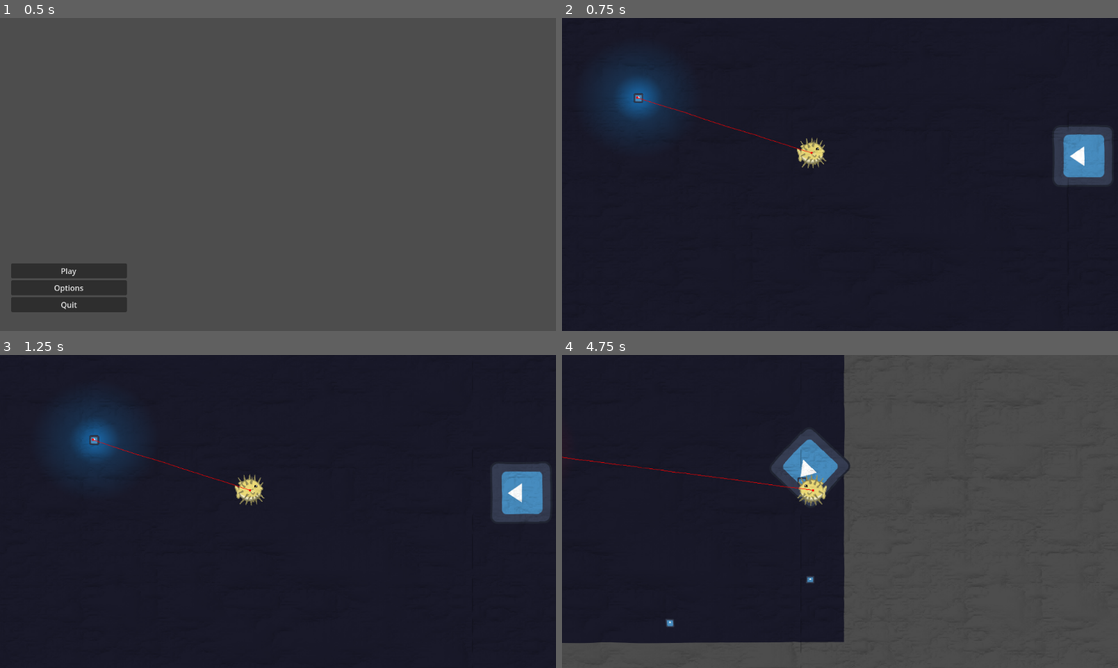
Above: before the commit, frames 1-4 (two rows, left to right).
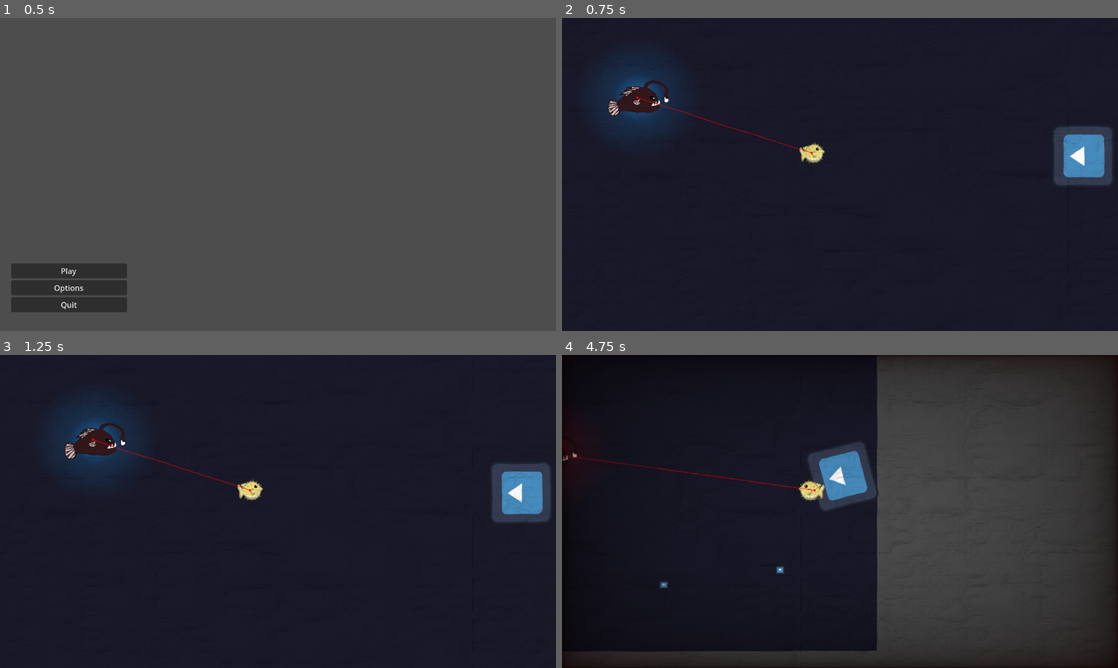
Above: after the commit, the same moments.

Repository: Chestrade/pixel-jam-2024
Game: Godot game, scene res://Scenes/main_menu.tscn
The game is run twice, just before and just after one commit, with the same random seed, the same clock (stepped at 60 frames per second) and the same inputs. The engine's default icon, where the game draws it, is replaced by a stand-in: a white triangle on a blue panel in a dark square.
Inputs:
- Up to frame 1 (0.5 s): no input
- Up to frame 2 (0.75 s): click "Play" at 0.5 s
- Up to frame 3 (1.25 s): no input
- Up to frame 4 (4.75 s): hold Right (swim_right) 1.28-2.03 s; hold Shift (dash) 1.28-2.03 s; hold Down (swim_down) 2.03-2.78 s; tap Space (inflate) at 2.1 s; hold Right (swim_right) 2.78-3.53 s; hold J 2.78-3.53 s; hold W (swim_up) 3.53-4.28 s; tap Shift (dash) at 3.6 s; hold Left (swim_left) from 4.28 s (still down); hold Space (inflate) from 4.28 s (still down)

Frame 1 is identical in both runs. In frame 2, 0.9% of the frame differs, in the area x 8-48%, y 20-48%; in frame 3, 0.9%; in frame 4, 27%, in the area x 0-100%, y 0-100%.

Commit message:
Anglerfish changing direction animation and rescaling

Diff:
--- a/Characters/angler_fish.tscn
+++ b/Characters/angler_fish.tscn
@@ -1,11 +1,11 @@
-[gd_scene load_steps=16 format=3 uid="uid://cj1nptspt5q4w"]
+[gd_scene load_steps=17 format=3 uid="uid://cj1nptspt5q4w"]
 
 [ext_resource type="Script" path="res://Scripts/angler_fish.gd" id="1_kr2uu"]
-[ext_resource type="Texture2D" uid="uid://d0egbrasmuxvw" path="res://icon.svg" id="1_r77o7"]
 [ext_resource type="AudioStream" uid="uid://43kpflg8s2q" path="res://Audio/SFX/Horror_01.ogg" id="3_u1onr"]
 [ext_resource type="AudioStream" uid="uid://dotvd8qnw4tq2" path="res://Audio/SFX/Water_Underwater_Angler_01.ogg" id="4_2te46"]
 [ext_resource type="AudioStream" uid="uid://k2mcwfrwub7g" path="res://Audio/SFX/Horror_02.ogg" id="4_nd6ju"]
 [ext_resource type="AudioStream" uid="uid://setakoi0rpqa" path="res://Audio/SFX/Water_Underwater_Angler_02.ogg" id="5_j50rw"]
+[ext_resource type="Texture2D" uid="uid://cu6xow2dlc7jf" path="res://Art/Tiles and Sprites/anglerfish.png" id="6_57cvc"]
 [ext_resource type="PackedScene" uid="uid://beccm3f1kjqdl" path="res://Environement/Killzone.tscn" id="7_l1yl8"]
 
 [sub_resource type="AudioStreamRandomizer" id="AudioStreamRandomizer_ma3fo"]
@@ -26,7 +26,20 @@
 stream_1/stream = ExtResource("5_j50rw")
 stream_1/weight = 1.0
 
-[sub_resource type="CircleShape2D" id="CircleShape2D_oq4ku"]
+[sub_resource type="SpriteFrames" id="SpriteFrames_uasyq"]
+animations = [{
+"frames": [{
+"duration": 1.0,
+"texture": ExtResource("6_57cvc")
+}],
+"loop": true,
+"name": &"default",
+"speed": 5.0
+}]
+
+[sub_resource type="CapsuleShape2D" id="CapsuleShape2D_4a454"]
+radius = 26.0
+height = 92.0
 
 [sub_resource type="CircleShape2D" id="CircleShape2D_igk2u"]
 radius = 106.019
@@ -42,11 +55,12 @@
 fill_from = Vector2(0.5, 0.5)
 fill_to = Vector2(1, 0.5)
 
-[sub_resource type="CircleShape2D" id="CircleShape2D_a1d40"]
-radius = 17.0
+[sub_resource type="CircleShape2D" id="CircleShape2D_7vswt"]
+radius = 17.1172
 
-[sub_resource type="CircleShape2D" id="CircleShape2D_youwe"]
-radius = 11.0454
+[sub_resource type="CapsuleShape2D" id="CapsuleShape2D_lm8ae"]
+radius = 24.0
+height = 98.0
 
 [node name="Angler Fish" type="CharacterBody2D" node_paths=PackedStringArray("nav_agent")]
 collision_layer = 4
@@ -67,13 +81,15 @@
 stream = SubResource("AudioStreamRandomizer_dtcq2")
 volume_db = 9.596
 
-[node name="Sprite" type="Sprite2D" parent="."]
+[node name="AnimatedSprite2D" type="AnimatedSprite2D" parent="."]
 light_mask = 0
-scale = Vector2(0.151858, 0.151858)
-texture = ExtResource("1_r77o7")
+sprite_frames = SubResource("SpriteFrames_uasyq")
 
 [node name="CollisionShape2D" type="CollisionShape2D" parent="."]
-shape = SubResource("CircleShape2D_oq4ku")
+visible = false
+position = Vector2(1, 4)
+rotation = 1.5708
+shape = SubResource("CapsuleShape2D_4a454")
 
 [node name="AnglerFishAnimationPlayer" type="AnimationPlayer" parent="."]
 
@@ -94,7 +110,6 @@
 collision_mask = 2
 
 [node name="CollisionShape2D" type="CollisionShape2D" parent="Agro Range/AgroRange"]
-visible = false
 shape = SubResource("CircleShape2D_igk2u")
 debug_color = Color(0.511034, 0.608367, 1, 0.42)
 
@@ -116,13 +131,16 @@
 collision_mask = 8
 
 [node name="CollisionShape2D" type="CollisionShape2D" parent="Trash Pickup/Trash Pickup Area"]
-shape = SubResource("CircleShape2D_a1d40")
+position = Vector2(30, 10)
+shape = SubResource("CircleShape2D_7vswt")
 debug_color = Color(0, 0.643137, 0, 0.419608)
 
 [node name="Killzone" parent="." instance=ExtResource("7_l1yl8")]
 
 [node name="CollisionShape2D" type="CollisionShape2D" parent="Killzone"]
-shape = SubResource("CircleShape2D_youwe")
+position = Vector2(-3, 4)
+rotation = 1.5708
+shape = SubResource("CapsuleShape2D_lm8ae")
 debug_color = Color(0.993136, 0, 0.242055, 0.42)
 
 [connection signal="timeout" from="Navigation/Timer" to="." method="_on_timer_timeout"]
--- a/Characters/player_blowfish.tscn
+++ b/Characters/player_blowfish.tscn
@@ -56,7 +56,6 @@
 
 [node name="AnimatedSprite2D" type="AnimatedSprite2D" parent="."]
 sprite_frames = SubResource("SpriteFrames_wyglf")
-animation = &"chonked"
 
 [node name="CollisionShape2D" type="CollisionShape2D" parent="."]
 position = Vector2(4, 0)
--- a/Scenes/main_level.tscn
+++ b/Scenes/main_level.tscn
@@ -55,6 +55,7 @@
 player = NodePath("../../Player")
 
 [node name="Pause Menu" parent="UI" instance=ExtResource("2_flmfg")]
+visible = false
 
 [node name="Angler Fish" parent="." node_paths=PackedStringArray("player") instance=ExtResource("8_gcq0m")]
 position = Vector2(145, 161)
--- a/Scripts/HealthVignette.gd
+++ b/Scripts/HealthVignette.gd
@@ -8,7 +8,7 @@
 func _ready() -> void:
 	shader_value = 0.0
 
-func _process(_delta: float) -> void:
+func _process(delta: float) -> void:
 	playerHealth = float(player.health)
 	var invertedPlayerHealth : float = 100 - playerHealth
 	shader_value = lerp(shader_value, invertedPlayerHealth/100, speed)
--- a/Scripts/angler_fish.gd
+++ b/Scripts/angler_fish.gd
@@ -64,6 +64,10 @@
 	if Input.is_key_pressed(KEY_J):
 		setHealth(10)
 		print(health)
+
+	# Flip sprite according to direction of movement
+	if velocity.x != 0:
+		$AnimatedSprite2D.flip_h = velocity.x < 0
 
 func setHealth(damage : int):
 	health -= damage
@@ -152,11 +156,10 @@
 
 func _on_trash_pickup_area_area_entered(area: Area2D) -> void:
 	if area.is_in_group("Trash"):
-		print("Angler fish ate some trash.")
-		#trashTarget = area.node
-		#SetState(STATE.EAT)
-
+		area.get_parent().queue_free()
+		SetState(STATE.EAT)
+		await get_tree().create_timer(2).timeout
+		SetState(STATE.WANDERING)
 
 func _on_de_agro_range_area_entered(_area: Area2D) -> void:
 	SetState(STATE.CHASE)
-	pass # Replace with function body.
--- a/Scripts/player_blowfish.gd
+++ b/Scripts/player_blowfish.gd
@@ -66,8 +66,7 @@
 func get_input():
 	direction = Vector2.ZERO
 	# Calculate movement vector
-	if Input.is_action_pressed("swim_right"):
-		direction.x = 1
+	if Input.is_action_pressed("swim_right"):		direction.x = 1
 	if Input.is_action_pressed("swim_left"):
 		direction.x = -1
 	if Input.is_action_pressed("swim_down"):
